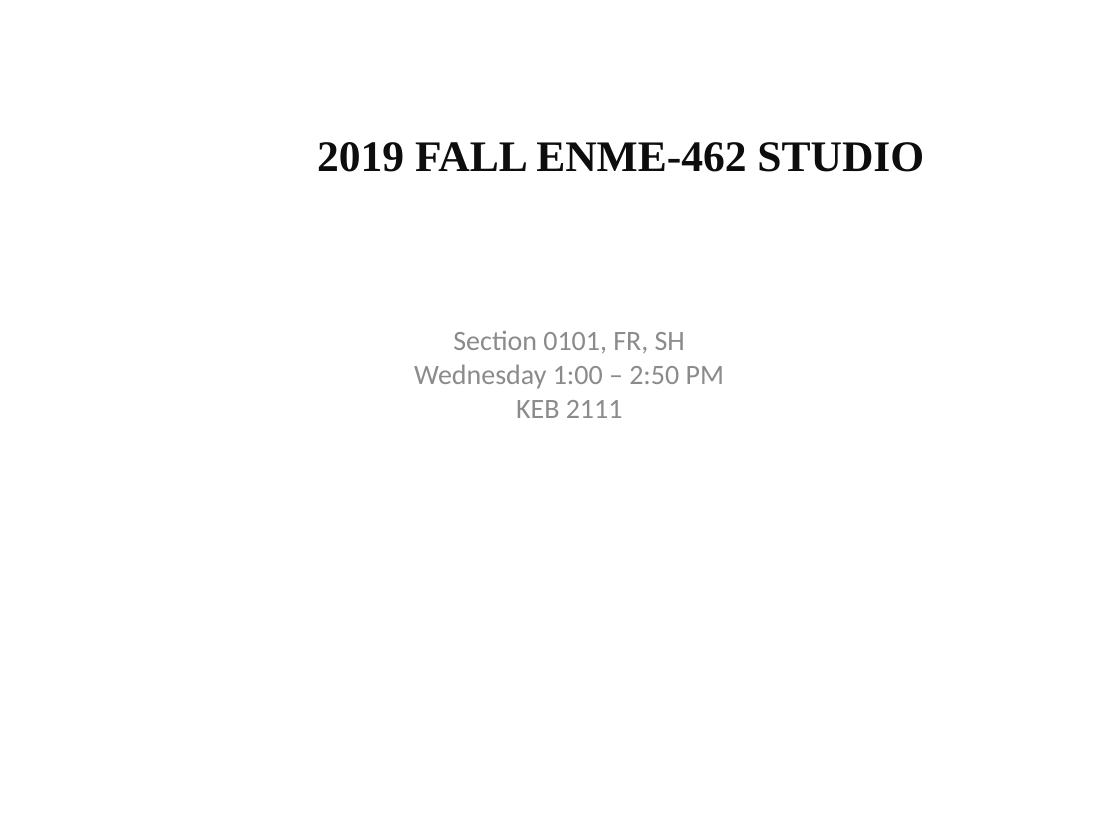
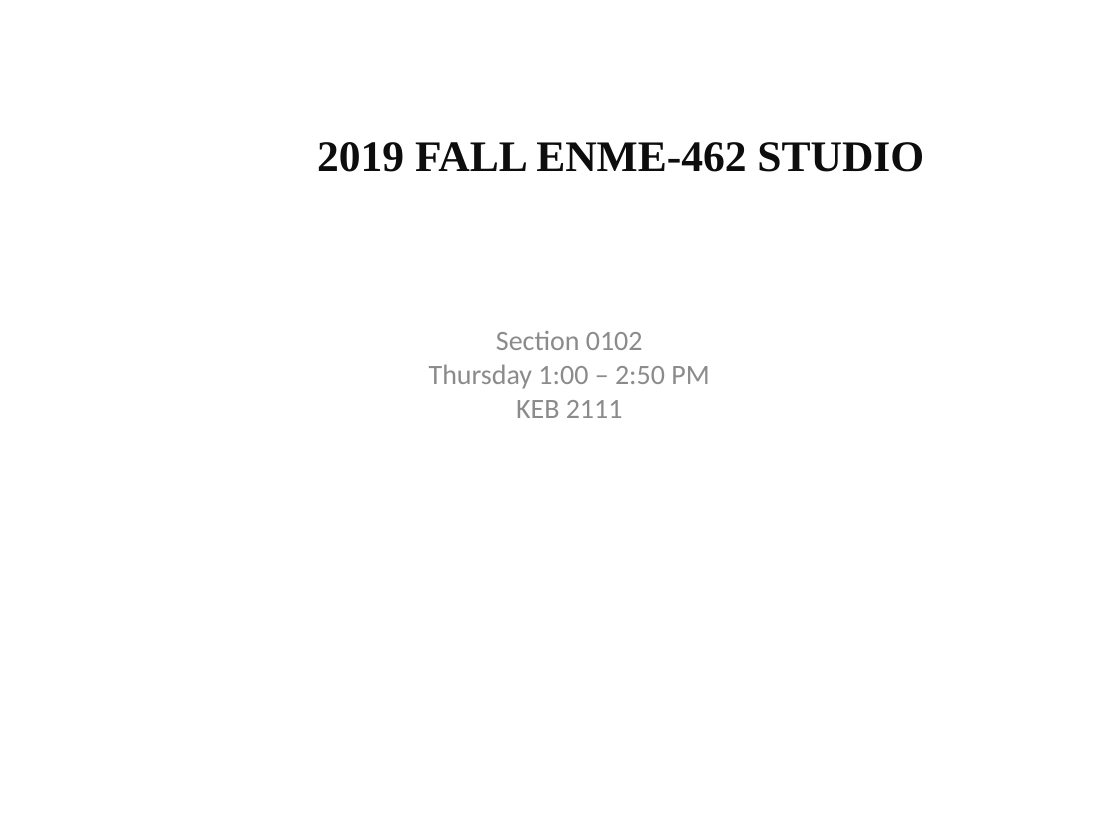
Before and after one commit to XieGT/Control_Studios, a slide deck: slide 1 of ENME462_Studio_01/ENME-462 Studio.pptx. Drawn at 1120x840 pixels with LibreOffice and Linux fonts; fonts in the diff are those of the drawing; background and template pictures are left out. Boxes give left, top, right and bottom in pixels: in the first picture for what was removed or moved away, otherwise in the second. Text is boxed around its words. In the diff, an @@ line names an element or a change of style, - is before the commit and + after.

```diff
--- a/ENME462_Studio_01/ENME-462 Studio.pptx
+++ b/ENME462_Studio_01/ENME-462 Studio.pptx
@@ subtitle at bbox=[429, 331, 709, 389]: text changed @@
-Section 0101, FR, SH
-Wednesday 1:00 – 2:50 PM
+Section 0102
+Thursday 1:00 – 2:50 PM
```
Also in this commit, not shown: 2 other slides changed, 1 slide removed, 1 other file.
